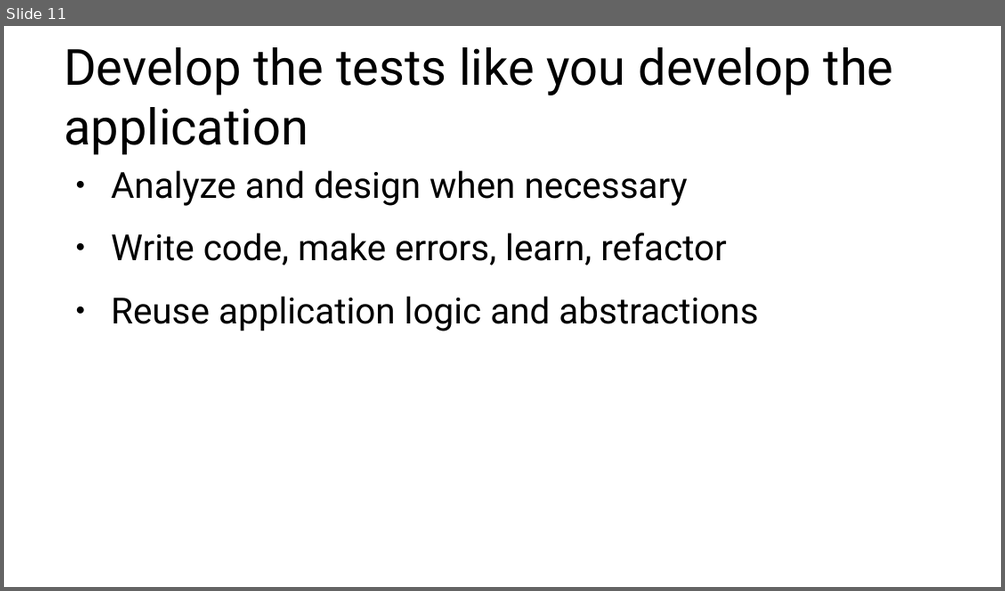
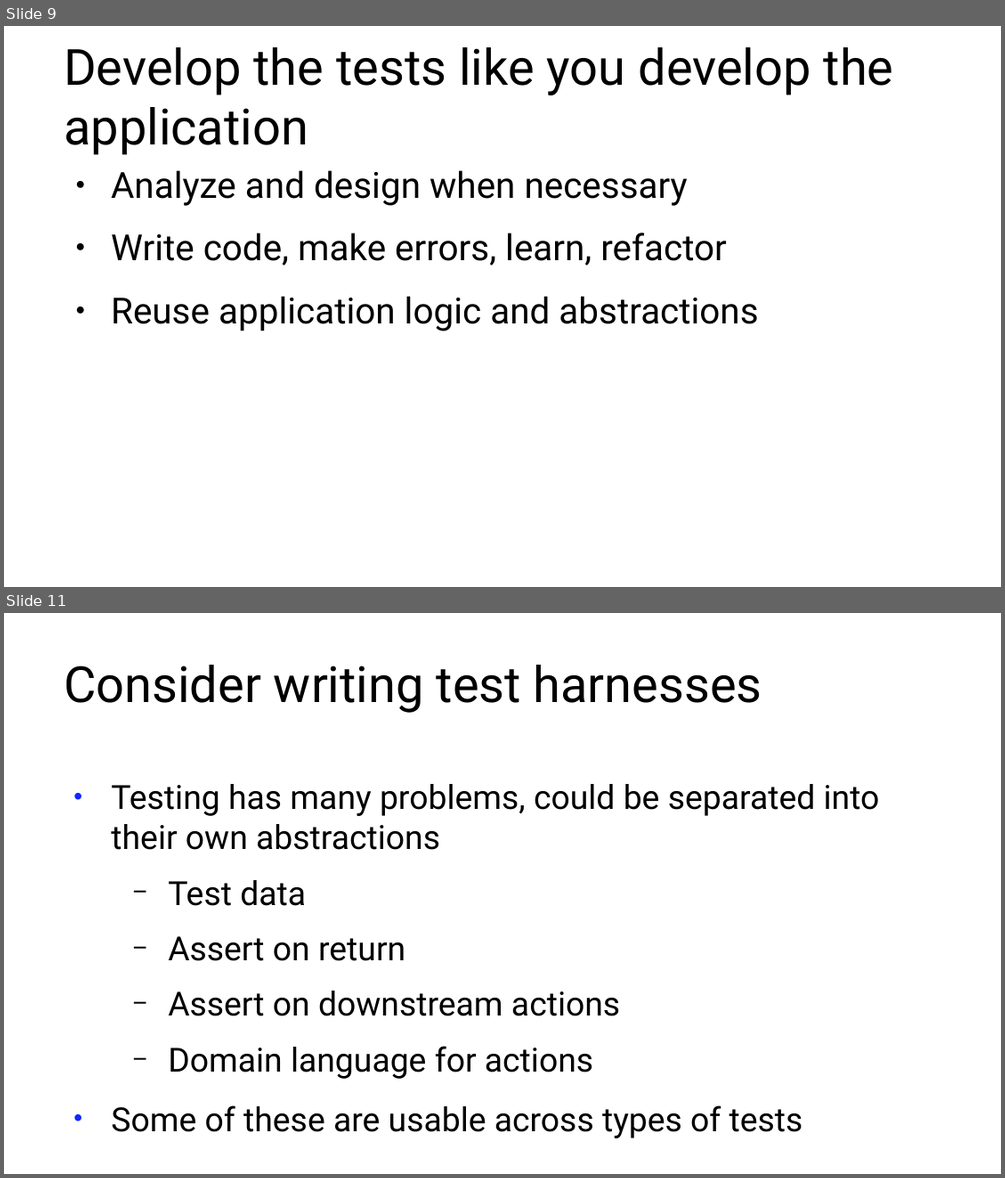
Before and after one commit to hyperfnugg/todo, a slide deck: presentation.odp. Shown one above the other, each under a label of ours: slide 11 before the commit, slides 9 and 11 after it; the slides between them are not shown. The pictures are 1005x591 and 1005x1178 pixels, drawn with LibreOffice and Linux fonts; fonts in the diff are those of the drawing; background and template pictures are left out. Boxes give left, top, right and bottom in pixels: in the first picture for what was removed or moved away, otherwise in the second. Text is boxed around its words. In the diff, an @@ line names an element or a change of style, - is before the commit and + after.

```diff
--- a/presentation.odp
+++ b/presentation.odp
@@ slide 11 added at [4,613,1001,1174], background #FFFFFF @@
@@ title added at [64,665,762,713], 36 pt, text #000000 @@
+Consider writing test harnesses
@@ text added at [111,784,880,1138], 24 pt, text #000000 @@
+• Testing has many problems, could be separated into their own abstractions
+  − Test data
+  − Assert on return
+  − Assert on downstream actions
+  − Domain language for actions
+• Some of these are usable across types of tests
@@ what was slide 11 is now slide 9 @@
```
Also in this commit, not shown: 1 slide changed, 1 other slide added.
